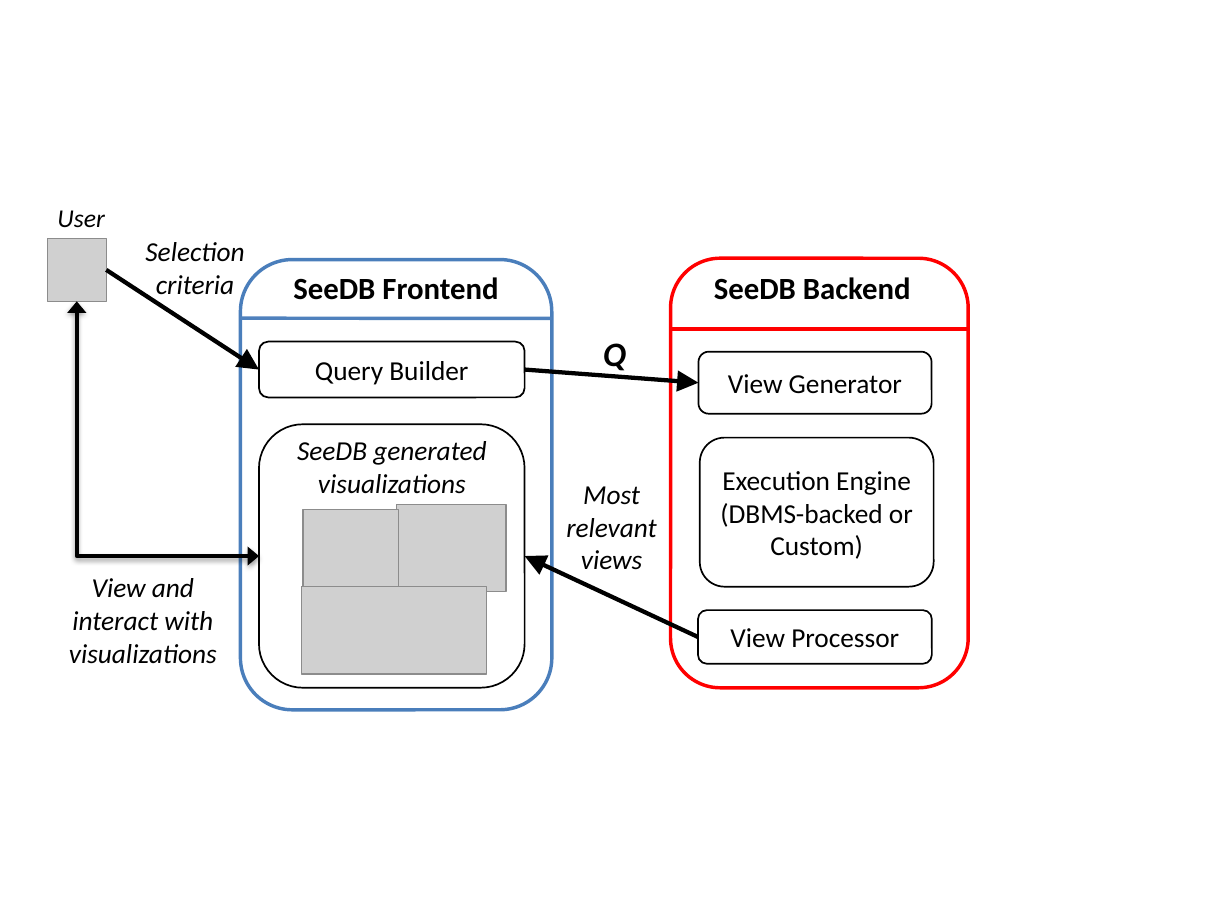
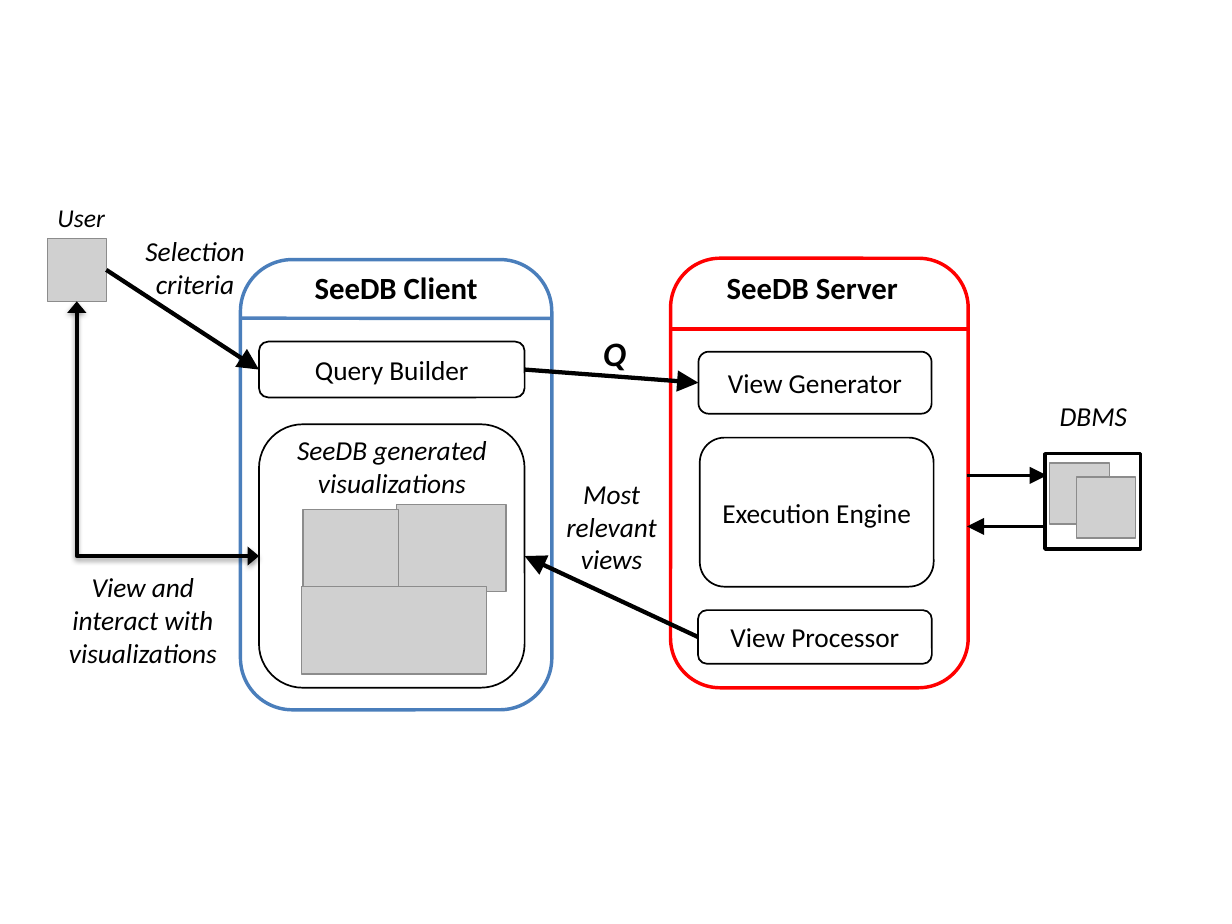
Before and after one commit to zwcode-cs/seedb, a slide deck: slide 6 of full-paper/Images/manasi-demo-figures.pptx. Drawn at 1232x924 pixels with LibreOffice and Linux fonts; fonts in the diff are those of the drawing; grey boxes stand for pictures. Boxes give left, top, right and bottom in pixels: in the first picture for what was removed or moved away, otherwise in the second. Text is boxed around its words. In the diff, an @@ line names an element or a change of style, - is before the commit and + after.

```diff
--- a/full-paper/Images/manasi-demo-figures.pptx
+++ b/full-paper/Images/manasi-demo-figures.pptx
@@ text at bbox=[315, 277, 478, 300]: text changed @@
-SeeDB Frontend
+SeeDB Client
@@ text at bbox=[727, 278, 898, 300]: text changed @@
-SeeDB Backend
+SeeDB Server
@@ group added at bbox=[967, 408, 1141, 548]: 2 pictures, 2 elbow arrows, 1 rectangle, 1 text @@
+DBMS
@@ text in rounded rectangle at bbox=[720, 503, 913, 559]: paragraph removed @@
-(DBMS-backed or Custom)
```
Also in this commit, not shown: 5 other files.
